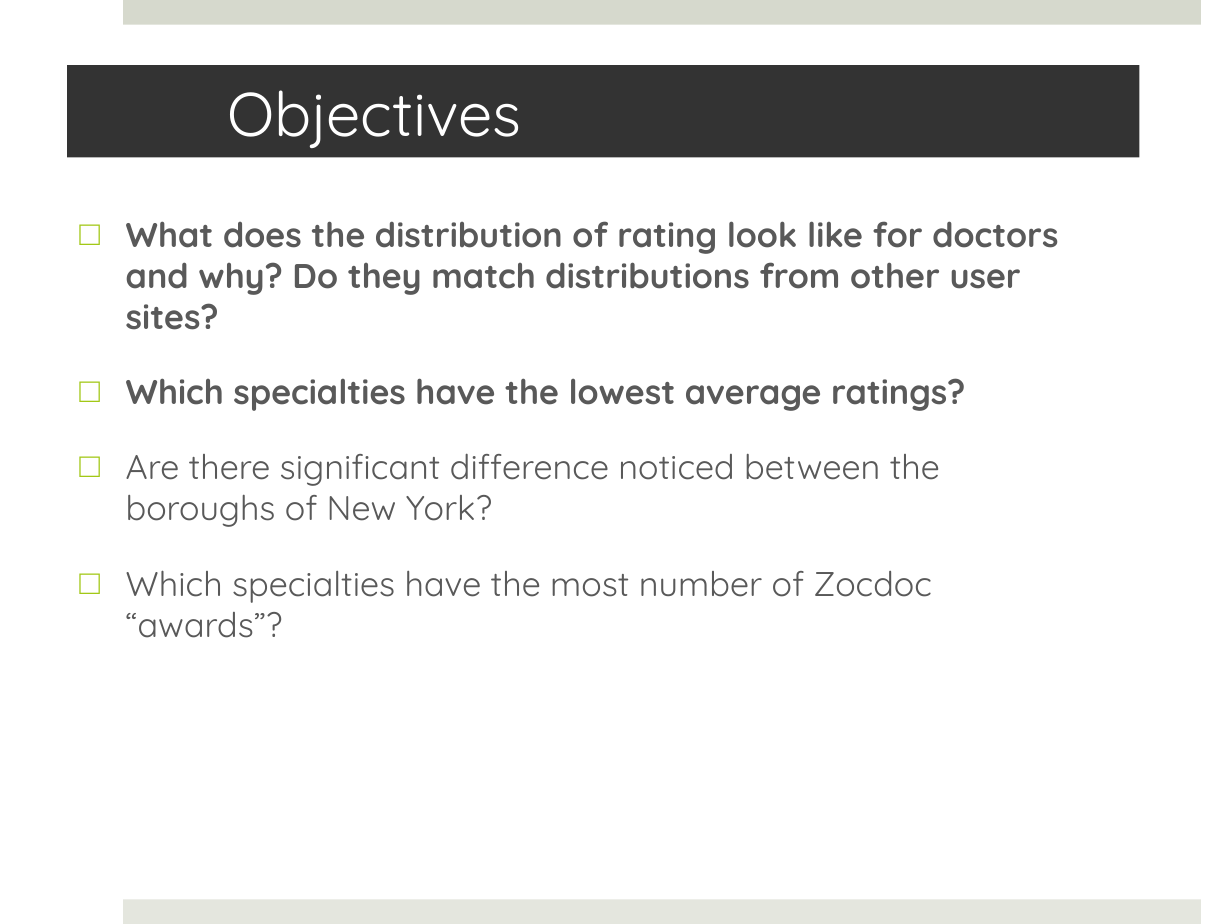
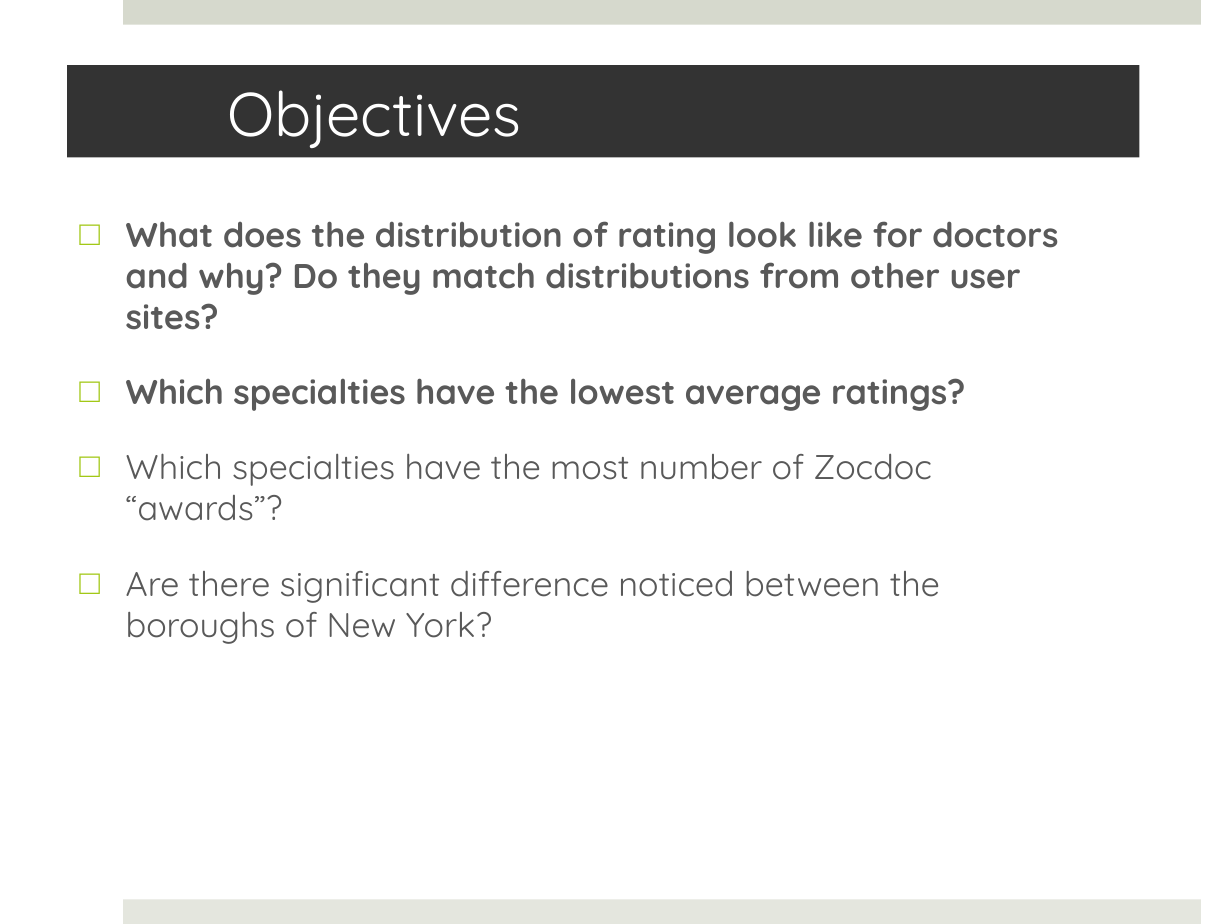
Before and after one commit to angielin59/doctorWS, a slide deck: slide 5 of ZocdocPPT.pptx. Drawn at 1232x924 pixels with LibreOffice and Linux fonts; fonts in the diff are those of the drawing. Boxes give left, top, right and bottom in pixels: in the first picture for what was removed or moved away, otherwise in the second. Text is boxed around its words. In the diff, an @@ line names an element or a change of style, - is before the commit and + after.

Commit message:
ppt edit

```diff
--- a/ZocdocPPT.pptx
+++ b/ZocdocPPT.pptx
@@ text at box(126, 453, 932, 521): paragraph added @@
+□ Which specialties have the most number of Zocdoc “awards”?
@@ text at box(126, 570, 932, 638): paragraph removed @@
-□ Which specialties have the most number of Zocdoc “awards”?
```
Also in this commit, not shown: 3 other slides changed.
